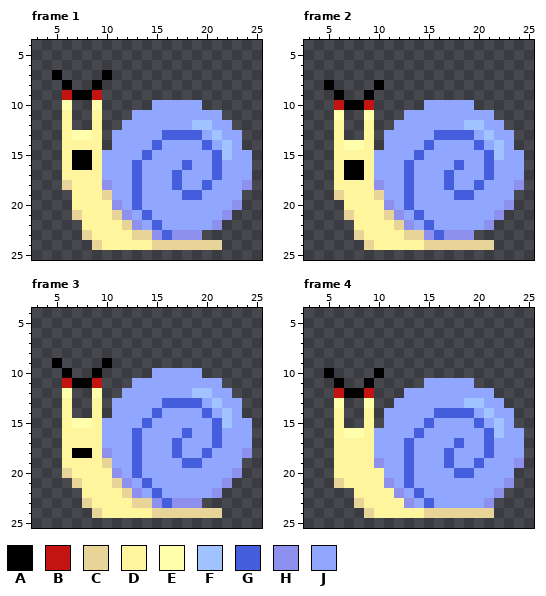
One commit to this pixel-art file: The Fallen Guardian/Assets/Art/Characters/Enemies/Snail/Chase/Snail_Chase_Left.aseprite. Above: the version before the commit.
32x32 pixels, 8 frames. Shown: frame 1: x 3..25, y 4..25; frame 2: x 3..25, y 4..25; frame 3: x 3..25, y 4..25; frame 4: x 3..25, y 4..25. The commit also changed other frames, which this record leaves out.
Visible layers, top first: "Face", "Body", "Shell".
Palette (. is transparent): A #000000  B #c41411  C #e8d399  D #fff59d  E #ffffab  F #a1c3ff  G #455ede  H #8e90ed  J #91a7ff
Pixels before, frame 1, first column x 5:
 7 A....A..............
 8 .A..A...............
 9 .BAAB...............
10 .E..E.....JJJJJ.....
11 .D..D...JJJJJJJJJ...
12 .D..D..JJJJJJJFFJJ..
13 .DEED.JJJJJGGGGJFJJ.
14 .DDDD.JJJJGJJJJGJFJ.
15 .DAADJJJJGJJJJJJGFJJ
16 .DAADJJJGJJJJGJJGJJJ
17 .DDDDJJJGJJJGJJJGJJJ
18 .CDDDHJJGJJJGJJGJJJH
19 ..DDDCJJGJJJJGGJJJJ.
20 ..DDDDHJGJJJJJJJJJH.
21 ..CDDDCHJGJJJJJJJH..
22 ...DDDDCHJGJJJJJH...
23 ...CDDDDCCHGHHH.....
24 ....CDDDDDCCCCCCC...
Pixels before, frame 2, first column x 5:
 8 A....A..............
 9 .A..A...............
10 .BAAB.....JJJJJ.....
11 .E..E...JJJJJJJJJ...
12 .D..D..JJJJJJJFFJJ..
13 .D..D.JJJJJGGGGJFJJ.
14 .DEED.JJJJGJJJJGJFJ.
15 .DDDDJJJJGJJJJJJGFJJ
16 .DAADJJJGJJJJGJJGJJJ
17 .DAADJJJGJJJGJJJGJJJ
18 .DDDDHJJGJJJGJJGJJJH
19 .CDDDCJJGJJJJGGJJJJ.
20 ..DDDDHJGJJJJJJJJJH.
21 ..CDDDCHJGJJJJJJJH..
22 ...DDDDCHJGJJJJJH...
23 ...CDDDDCCHGHHH.....
24 ....CDDDDDCCCCCCC...
Pixels before, frame 3, first column x 5:
 9 A....A..............
10 .A..A.....JJJJJ.....
11 .BAAB...JJJJJJJJJ...
12 .E..E..JJJJJJJFFJJ..
13 .D..D.JJJJJGGGGJFJJ.
14 .D..D.JJJJGJJJJGJFJ.
15 .DEEDJJJJGJJJJJJGFJJ
16 .DDDDJJJGJJJJGJJGJJJ
17 .DDDDJJJGJJJGJJJGJJJ
18 .DAADHJJGJJJGJJGJJJH
19 .DDDDCJJGJJJJGGJJJJ.
20 .CDDDDHJGJJJJJJJJJH.
21 ..CDDDCHJGJJJJJJJH..
22 ...DDDDCHJGJJJJJH...
23 ...CDDDDCCHGHHH.....
24 ....CDDDDDCCCCCCC...
Pixels before, frame 4, first column x 5:
10 A....A..............
11 .A..A.....JJJJJ.....
12 .BAAB...JJJJJJJJJ...
13 .E..E..JJJJJJJFFJJ..
14 .D..D.JJJJJGGGGJFJJ.
15 .D..D.JJJJGJJJJGJFJ.
16 .DEEDJJJJGJJJJJJGFJJ
17 .DDDDJJJGJJJJGJJGJJJ
18 .DDDDJJJGJJJGJJJGJJJ
19 .DDDDHJJGJJJGJJGJJJH
20 .DDDDDJJGJJJJGGJJJJ.
21 .CDDDDHJGJJJJJJJJJH.
22 ...DDDDHJGJJJJJJJH..
23 ...CDDDDHJGJJJJJH...
24 ....CDDDDDCCCCCCC...
The result:
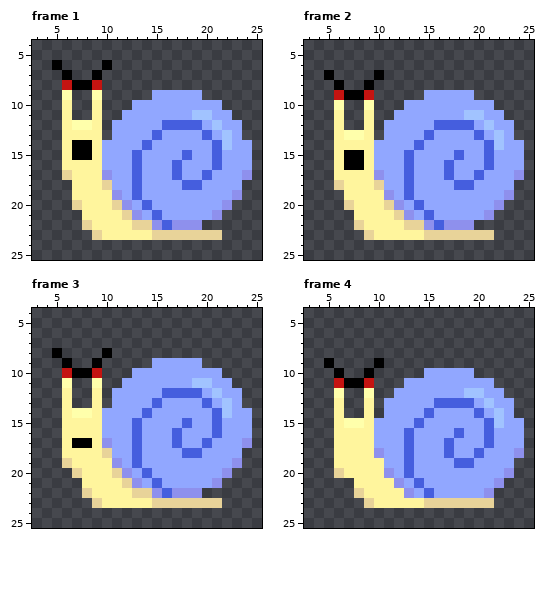
From old to new:
Changed rows in their new state; - is an unchanged pixel.
Frame 1, layers "Face", "Body", "Shell":
first column x 5:
 6 A----A--------------
 7 .A--A.--------------
 8 -BAAB---------------
 9 -E..E-----JJJJJ-----
10 -D--D---JJ-----JJ---
11 -------J------FF-J--
12 --EE--J----GGGGJF-J-
13 --DD------GJJJJGJF--
14 --AA-J---GJ----JG--J
15 --------GJ---G---J--
16 --DD--------GJ------
17 -C---H---------GJ--H
18 -.---C------JGGJ---.
19 -----DH------JJ---H-
20 --C---CHJG-------H.-
21 --.---DCHJG-----H.--
22 ---C---DCCHGHHH..---
23 ---.C---DDCCCCCCC---
24 ----.............---
Frame 2, layers "Face", "Body", "Shell":
first column x 5:
 7 A----A--------------
 8 .A--A.--------------
 9 -BAAB-----JJJJJ-----
10 -E..E---JJ-----JJ---
11 -D--D--J------FF-J--
12 ------J----GGGGJF-J-
13 --EE------GJJJJGJF--
14 --DD-J---GJ----JG--J
15 --AA----GJ---G---J--
16 ------------GJ------
17 --DD-H---------GJ--H
18 -C---C------JGGJ---.
19 -.---DH------JJ---H-
20 --C---CHJG-------H.-
21 --.---DCHJG-----H.--
22 ---C---DCCHGHHH..---
23 ---.C---DDCCCCCCC---
24 ----.............---
Frame 3, layers "Face", "Body", "Shell":
first column x 5:
 8 A----A--------------
 9 .A--A.----JJJJJ-----
10 -BAAB---JJ-----JJ---
11 -E..E--J------FF-J--
12 -D--D-J----GGGGJF-J-
13 ----------GJJJJGJF--
14 --EE-J---GJ----JG--J
15 --DD----GJ---G---J--
16 ------------GJ------
17 --AA-H---------GJ--H
18 --DD-C------JGGJ---.
19 -C---DH------JJ---H-
20 -.C---CHJG-------H.-
21 --.---DCHJG-----H.--
22 ---C---DCCHGHHH..---
23 ---.C---DDCCCCCCC---
24 ----.............---
Frame 4, layers "Face", "Body", "Shell":
first column x 5:
 9 A----A--------------
10 .A--A.----JJJJJ-----
11 -BAAB---JJ-----JJ---
12 -E..E--J------FF-J--
13 -D--D-J----GGGGJF-J-
14 ----------GJJJJGJF--
15 --EE-J---GJ----JG--J
16 --DD----GJ---G---J--
17 ------------GJ------
18 -----H---------GJ--H
19 -----D------JGGJ---.
20 -C----H------JJ---H-
21 -..---DHJG-------H.-
22 ---C---DHJG-----H.--
23 ---.C---DDCCCCCCC---
24 ----.............---
